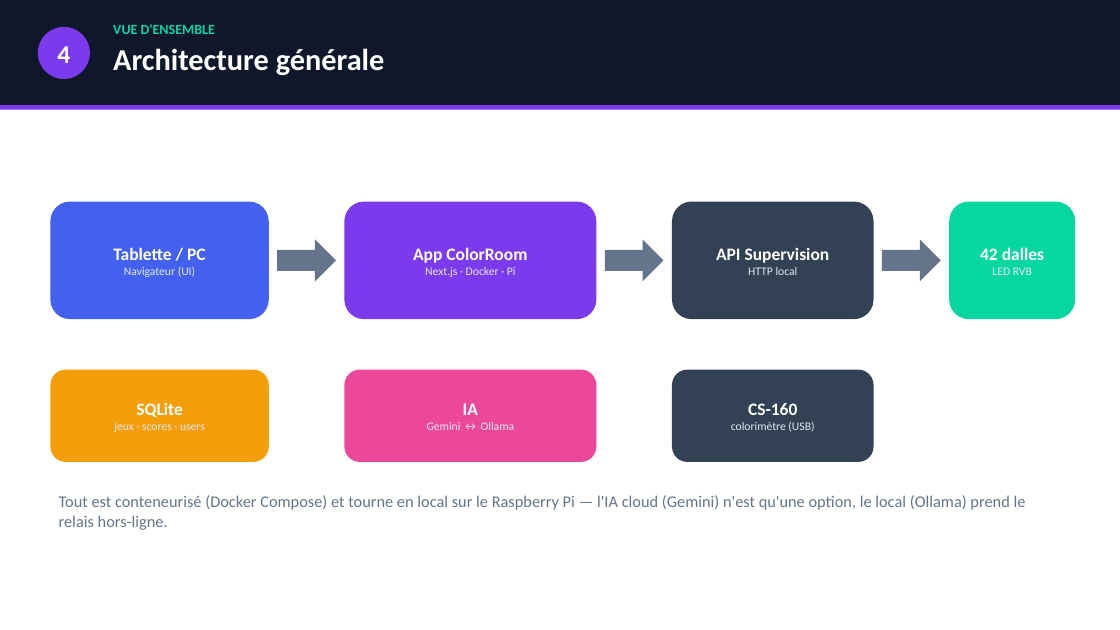
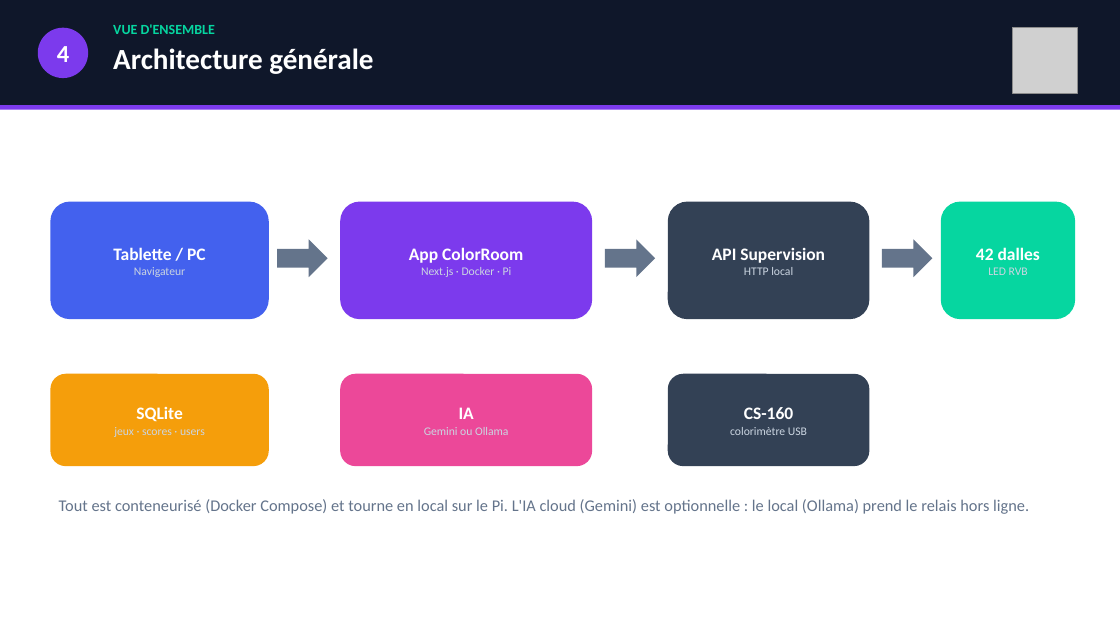
Before and after one commit to NewGenesisAgency/color_room, a slide deck: slide 7 of ColorRoom_Presentation_BTS_CIEL.pptx (slide 6 before the commit). Drawn at 1120x630 pixels with LibreOffice and Linux fonts; fonts in the diff are those of the drawing; grey boxes stand for pictures. Boxes give left, top, right and bottom in pixels: in the first picture for what was removed or moved away, otherwise in the second. Text is boxed around its words. In the diff, an @@ line names an element or a change of style, - is before the commit and + after.

```diff
--- a/ColorRoom_Presentation_BTS_CIEL.pptx
+++ b/ColorRoom_Presentation_BTS_CIEL.pptx
@@ ellipse "4" at (x1=38, y1=28, x2=88, y2=78): size 22 to 21 pt @@
@@ picture added at (x1=1012, y1=28, x2=1078, y2=93) @@
@@ text at (x1=113, y1=48, x2=373, y2=74): size 26 to 25 pt in "Architecture générale" @@
@@ rounded rectangle "App ColorRoom" moved from (x1=344, y1=202, x2=597, y2=319) to (x1=340, y1=202, x2=592, y2=319) @@
@@ rounded rectangle "API Supervision" moved from (x1=672, y1=202, x2=874, y2=319) to (x1=668, y1=202, x2=870, y2=319) @@
@@ rounded rectangle "42 dalles" resized from (x1=949, y1=202, x2=1075, y2=319) to (x1=941, y1=202, x2=1075, y2=319) @@
@@ right arrow resized from (x1=277, y1=239, x2=336, y2=281) to (x1=277, y1=239, x2=328, y2=277) @@
@@ right arrow resized from (x1=605, y1=239, x2=664, y2=281) to (x1=605, y1=239, x2=655, y2=277) @@
@@ right arrow resized from (x1=882, y1=239, x2=941, y2=281) to (x1=882, y1=239, x2=933, y2=277) @@
@@ text in rounded rectangle at (x1=134, y1=267, x2=185, y2=277): text changed; text colour #E2E8F0 to #CBD5E1 @@
-Navigateur (UI)
+Navigateur
@@ text in rounded rectangle at (x1=421, y1=267, x2=512, y2=277): text colour #E2E8F0 to #CBD5E1 in "Next.js · Docker · Pi" @@
@@ text in rounded rectangle at (x1=744, y1=267, x2=793, y2=275): text colour #E2E8F0 to #CBD5E1 in "HTTP local" @@
@@ text in rounded rectangle at (x1=988, y1=267, x2=1028, y2=275): text colour #E2E8F0 to #CBD5E1 in "LED RVB" @@
@@ rounded rectangle "SQLite" moved from (x1=50, y1=370, x2=269, y2=462) to (x1=50, y1=374, x2=269, y2=466) @@
@@ rounded rectangle "IA" moved from (x1=344, y1=370, x2=597, y2=462) to (x1=340, y1=374, x2=592, y2=466) @@
@@ rounded rectangle "CS-160" moved from (x1=672, y1=370, x2=874, y2=462) to (x1=668, y1=374, x2=870, y2=466) @@
@@ text in rounded rectangle at (x1=114, y1=427, x2=205, y2=437): text colour #E2E8F0 to #CBD5E1 in "jeux · scores · users" @@
@@ text in rounded rectangle at (x1=424, y1=427, x2=508, y2=435): text changed; text colour #E2E8F0 to #CBD5E1 @@
-Gemini ↔ Ollama
+Gemini ou Ollama
@@ text in rounded rectangle at (x1=730, y1=427, x2=807, y2=435): text changed; text colour #E2E8F0 to #CBD5E1 @@
-colorimètre (USB)
+colorimètre USB
@@ text at (x1=59, y1=499, x2=1029, y2=514): text changed @@
-Tout est conteneurisé (Docker Compose) et tourne en local sur le Raspberry Pi — l'IA cloud (Gemini) n'est qu'une option, le local (Ollama) prend le relais hors-ligne.
+Tout est conteneurisé (Docker Compose) et tourne en local sur le Pi. L'IA cloud (Gemini) est optionnelle : le local (Ollama) prend le relais hors ligne.
```
Also in this commit, not shown: 18 other slides changed, 2 slides added, 24 other files.
